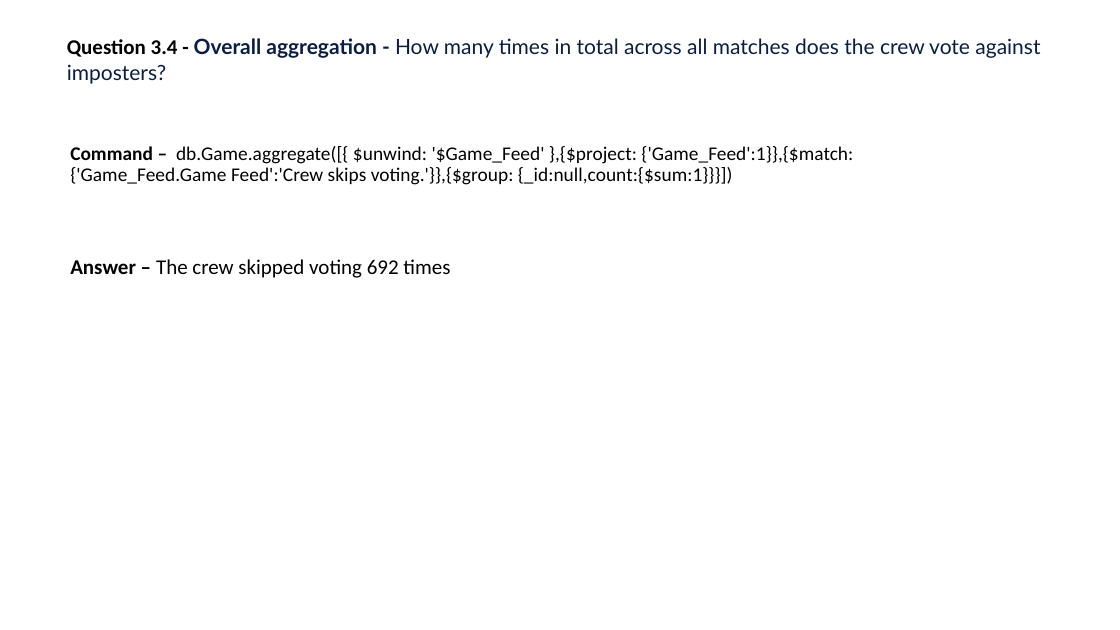
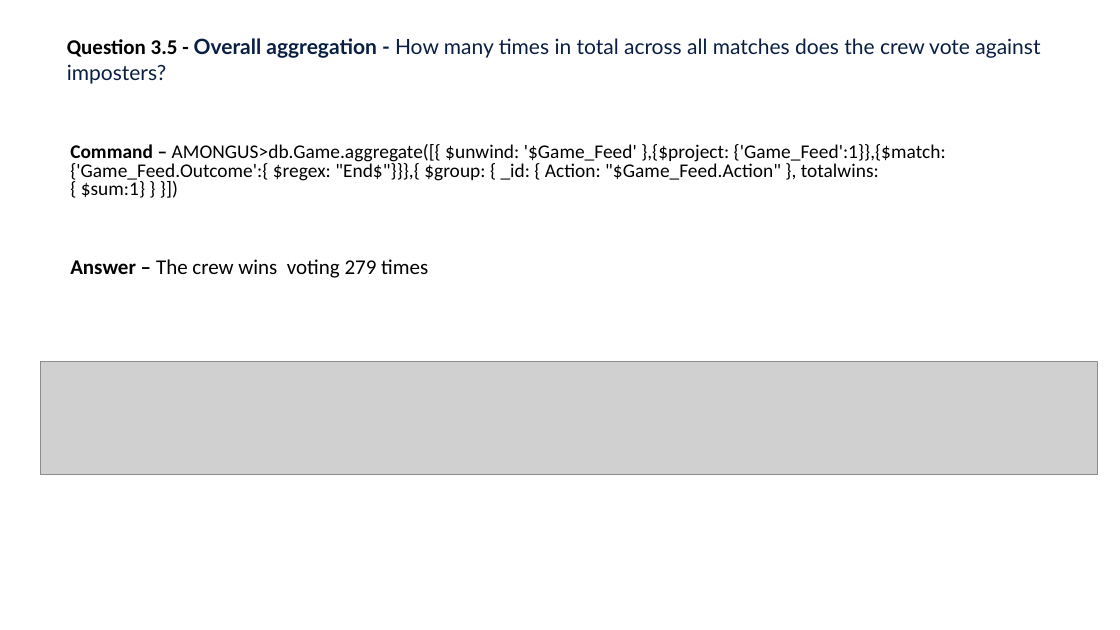
Before and after one commit to ballurai/AmongUSMongoDB-1, a slide deck: slide 15 of AmongUS Assignment.pptx. Drawn at 1120x630 pixels with LibreOffice and Linux fonts; fonts in the diff are those of the drawing; grey boxes stand for pictures. Boxes give left, top, right and bottom in pixels: in the first picture for what was removed or moved away, otherwise in the second. Text is boxed around its words. In the diff, an @@ line names an element or a change of style, - is before the commit and + after.

Commit message:
AmongUS assignment - added section 3 completed

```diff
--- a/AmongUS Assignment.pptx
+++ b/AmongUS Assignment.pptx
@@ text at box(67, 38, 1040, 58): text changed @@
-Question 3.4 - Overall aggregation - How many times in total across all matches does the crew vote against imposters?
+Question 3.5 - Overall aggregation - How many times in total across all matches does the crew vote against imposters?
@@ text at box(70, 144, 946, 198): text changed @@
-Command – db.Game.aggregate([{ $unwind: '$Game_Feed' },{$project: {'Game_Feed':1}},{$match:{'Game_Feed.Game Feed':'Crew skips voting.'}},{$group: {_id:null,count:{$sum:1}}}])
+Command – AMONGUS>db.Game.aggregate([{ $unwind: '$Game_Feed' },{$project: {'Game_Feed':1}},{$match:{'Game_Feed.Outcome':{ $regex: "End$"}}},{ $group: { _id: { Action: "$Game_Feed.Action" }, totalwins: { $sum:1} } }])
@@ text at box(70, 259, 428, 278): text changed @@
-Answer – The crew skipped voting 692 times
+Answer – The crew wins voting 279 times
@@ picture added at box(41, 362, 1097, 475) @@
```
Also in this commit, not shown: 1 slide added.
